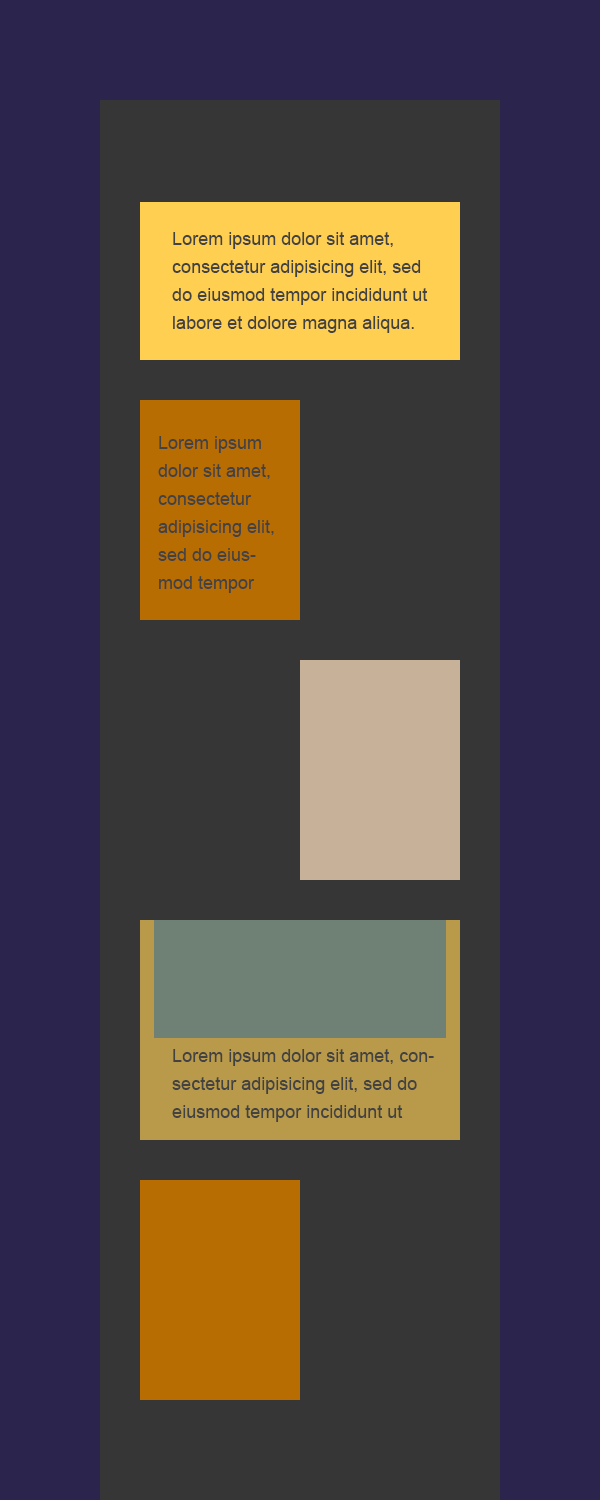
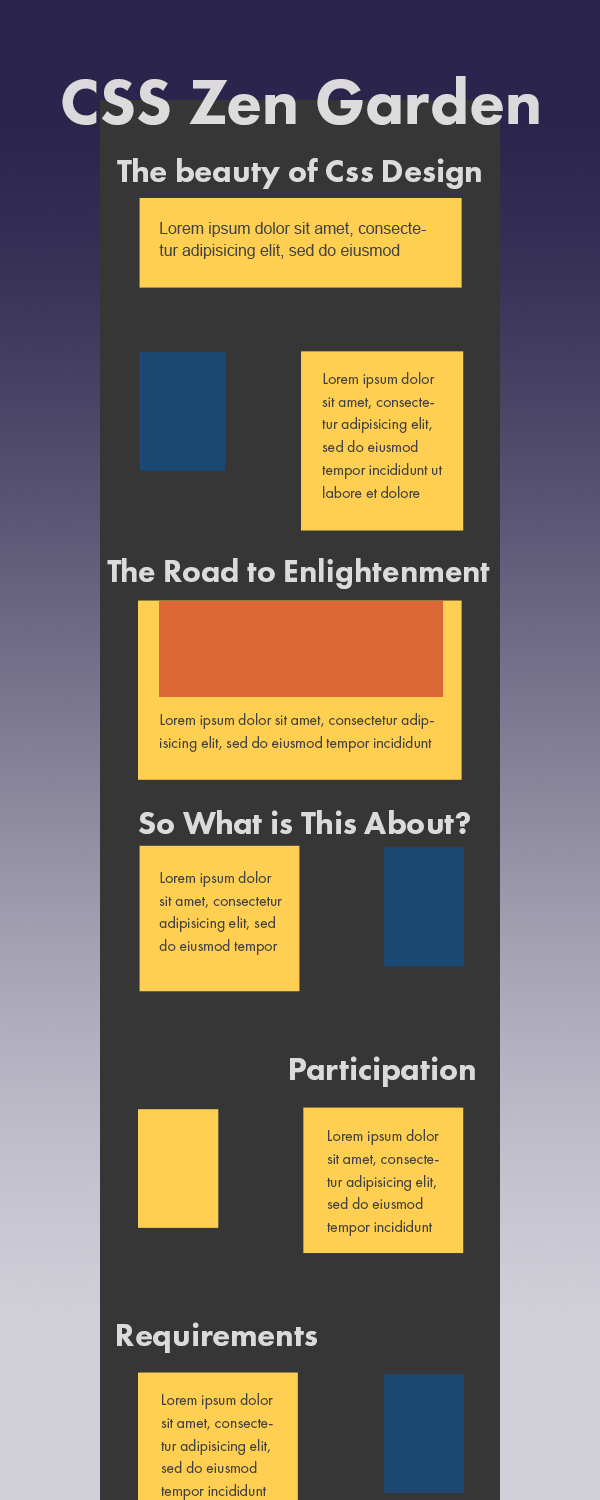
Revision of a layered 600 x 1500 image; what changed, layer by layer:
added layer "CSS Zen Garden" (80%) above "Requirements" over bbox(62, 76, 539, 125)
added layer "The Road to Enlightenment" above "The beauty of Css Design" over bbox(107, 558, 490, 589)
added layer "The beauty of Css Design" above "windows" over bbox(117, 158, 481, 189)
hid "Lorem ipsum dolor sit amet, consectetur adipisicing elit, sed d" (1st of 3, in "windows"), painted on it over bbox(159, 1049, 434, 1409)
painted on "Lorem ipsum dolor sit amet, consectetur adipisicing elit, sed d" (2nd of 3, in "windows") over bbox(159, 232, 434, 752)
added layer "Lorem ipsum dolor sit amet, consectetur adipisicing elit, sed d" (3rd of 3, in "windows") in group "windows" over bbox(159, 222, 426, 259)
added layer "window 2 text copy 3" in group "windows" over bbox(161, 1393, 273, 1500)
added layer "window 2 text copy 2" in group "windows" over bbox(327, 1129, 439, 1236)
added layer "window 2 text copy" in group "windows" over bbox(159, 871, 282, 955)
painted on "window 2 text" over bbox(158, 372, 443, 593)
painted on "window 1" over bbox(139, 198, 462, 360)
painted on "window 2" over bbox(140, 351, 464, 620)
painted on "window 3" over bbox(139, 352, 460, 880)
"shades": opacity 57% → 70%, painted on it over bbox(154, 601, 446, 1038)
painted on "window 4" (2nd of 2, in "windows" › "window 4") over bbox(138, 600, 462, 1140)
added layer "window 6 copy 2" in group "windows" over bbox(383, 1374, 464, 1493)
added layer "window 5 copy 2" in group "windows" over bbox(138, 1372, 298, 1500)
added layer "window 6 copy" in group "windows" over bbox(138, 1109, 219, 1228)
added layer "window 5 copy" in group "windows" over bbox(303, 1107, 464, 1254)
added layer "window 6" in group "windows" over bbox(383, 847, 464, 967)
painted on "window 5" over bbox(139, 845, 300, 1400)
renamed "bg color/sky" to "Rectangle 1", painted on it over bbox(0, 76, 600, 1500)
…and 3 more changes (3 added)
